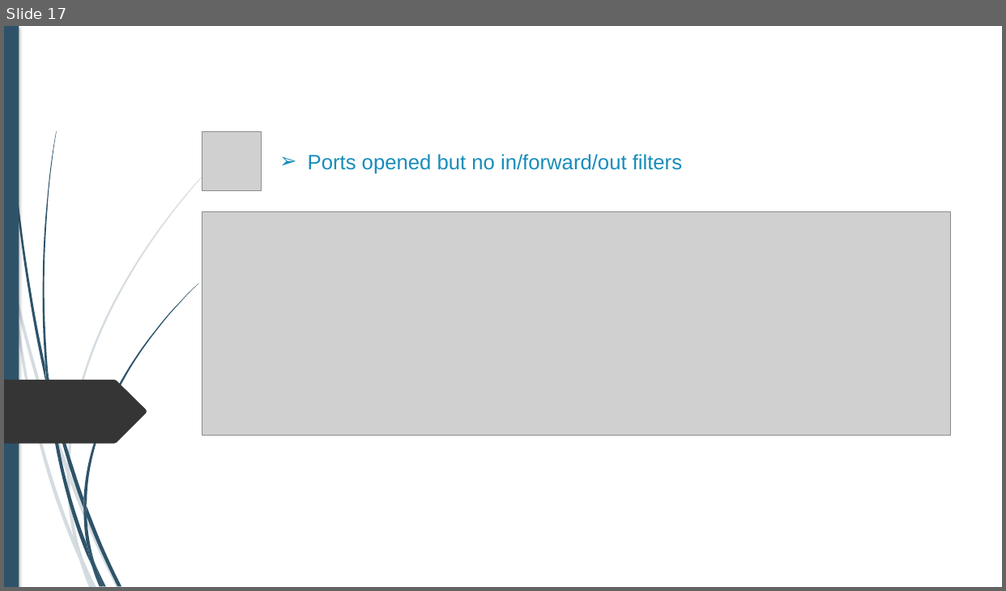
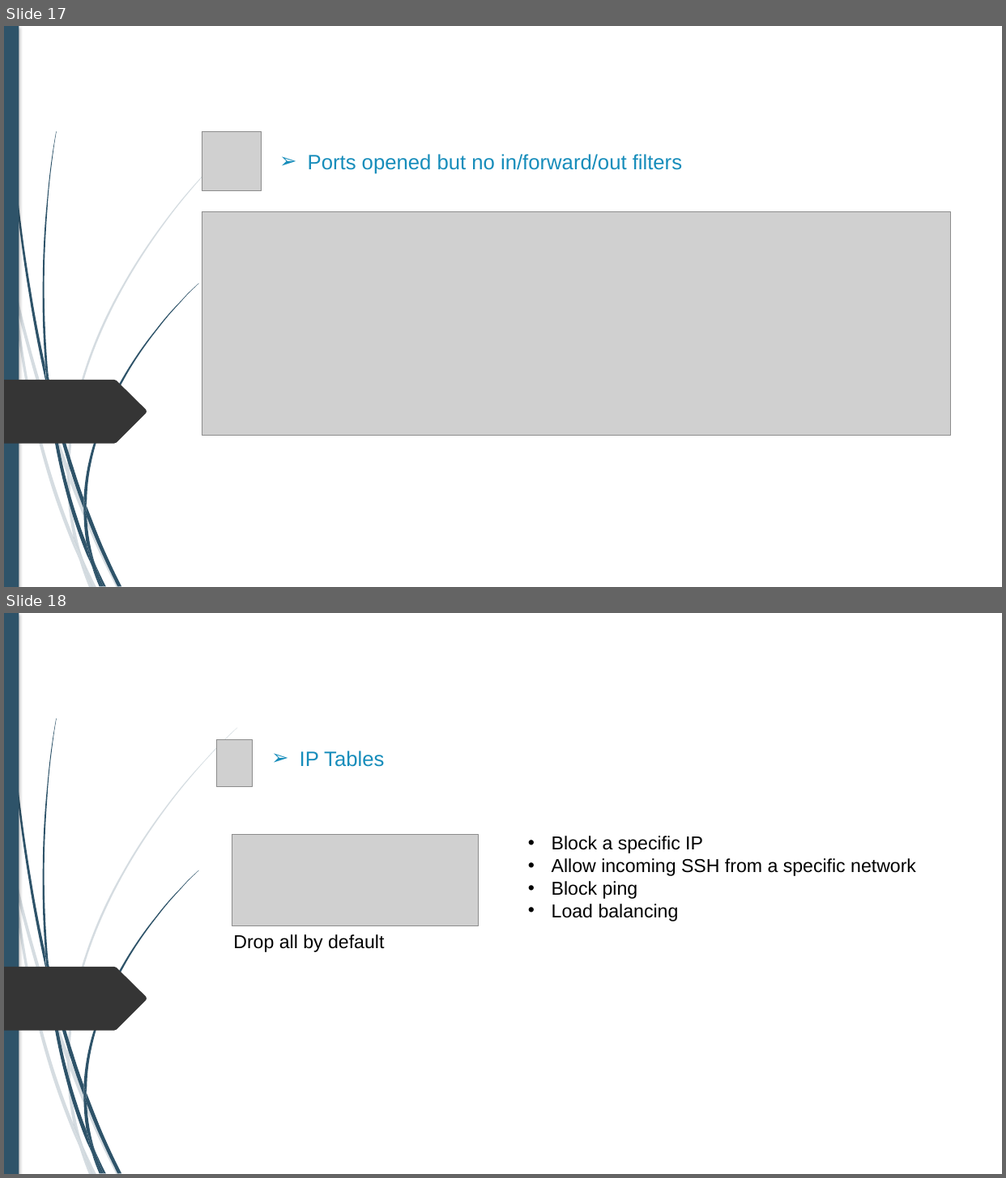
Before and after one commit to alexandreAubois/Secu_linux, a slide deck: Projet-Linux.pptx. Shown one above the other, each under a label of ours: slide 17 before the commit, slides 17 and 18 after it. The pictures are 1006x591 and 1006x1178 pixels, drawn with LibreOffice and Linux fonts; fonts in the diff are those of the drawing; grey boxes stand for pictures; background and template pictures are left out. Boxes give left, top, right and bottom in pixels: in the first picture for what was removed or moved away, otherwise in the second. Text is boxed around its words. In the diff, an @@ line names an element or a change of style, - is before the commit and + after.

```diff
--- a/Projet-Linux.pptx
+++ b/Projet-Linux.pptx
@@ slide 18 added at box(4, 613, 1002, 1174), background #FFFFFF; not listed: 24 template elements that a slide beside it also shows @@
@@ picture added at box(216, 739, 253, 786) @@
@@ text added at box(300, 751, 384, 767), 20 pt, text #178DBB @@
+➢ IP Tables
@@ picture added at box(232, 835, 479, 926) @@
@@ text added at box(552, 836, 916, 922), 18 pt, text #000000 @@
+• Block a specific IP
+• Allow incoming SSH from a specific network
+• Block ping
+• Load balancing
@@ text added at box(233, 935, 384, 952), 18 pt, text #000000 @@
+Drop all by default
```
Also in this commit, not shown: 1 slide removed.
